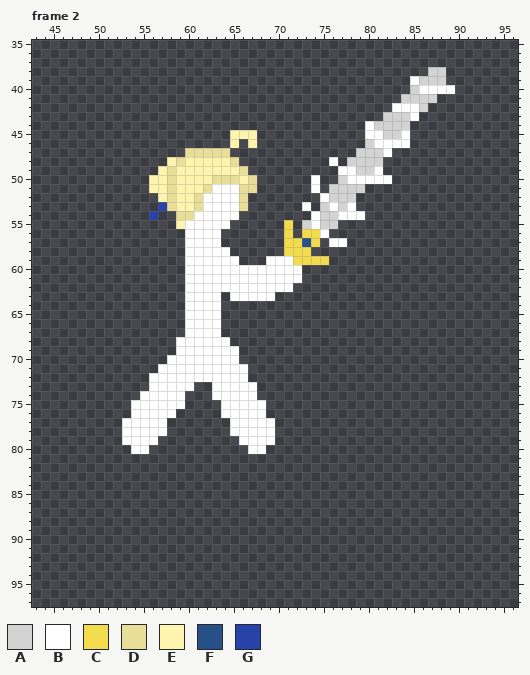
One commit to this pixel-art file: AsepriteStuff/AttacksAndSkills/AirBlade/AirBlade(Down).aseprite. That is the earlier state.
128x128 pixels, 7 frames. Shown: frame 2: x 43..96, y 35..97. The commit also changed other frames, which this record leaves out.
Visible layers, top first: "Effects/Extras", "Arm2", "Weapon", "Hair", "Head", "Body".
Palette (. is transparent): A #d3d3d3  B #ffffff  C #f2dc4d  D #e9de98  E #fff4ae  F #265088  G #2742a8
Pixels before, frame 2 (only the part around the change), first column x 59:
35 ......................................
36 ......................................
37 ......................................
38 ............................AA........
39 ..........................BAAA........
40 ..........................ABBBB.......
41 .........................AAAA.........
42 ........................BBBA..........
43 .......................AAAB...........
44 .....................BAAAA............
45 ......EEE............BBAAB............
46 ......E.E............ABBBB............
47 .DDDDD..............AAAB..............
48 DEEEEED..........B.AAAA...............
49 EEEEEEED..........BBAAB...............
50 EEEEDDDED......B..ABBBBB..............
51 EEEDBBBDD......B.AAAA.................
52 EEDBBBBD........BAAA..................
53 EEDBBBBD......B.ABAB..................
54 DDBBBBB........BAABBB.................
55 EBBBBB......C.ABAA....................
56 .BBBB.......C.CCB.....................
57 .BBBB.......CCFC.BB...................
58 .BBBBB......CCC.......................
59 .BBBBBB...BBBCCCC.....................
60 .BBBBBBBBBBBBB........................
61 .BBBBBBBBBBBBB........................
62 .BBBBBBBBBBBB.........................
63 .BBBB.BBBBB...........................
64 .BBBB.................................
65 .BBBB.................................
66 .BBBB.................................
67 .BBBB.................................
Once edited:
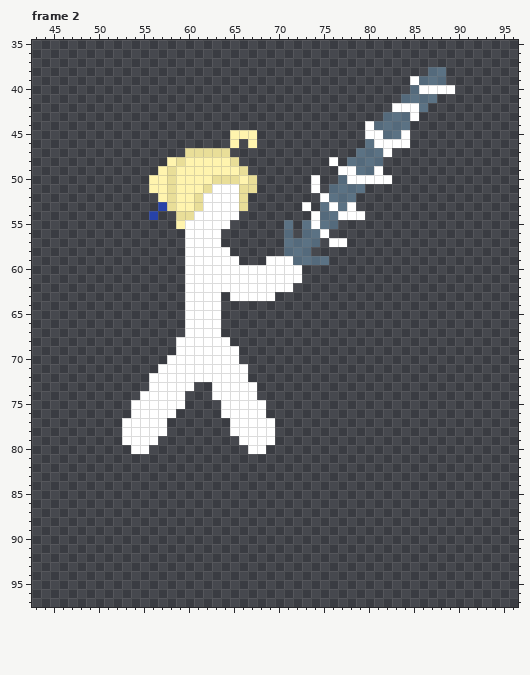
Diff:
layer "Weapon" now hidden
layer "InvisAir" added
Colour A changes from #d3d3d3 to #82bde55b.
Frame 2, layer "InvisAir":
The edit turns colour C into colour A in row 55 at x 71; in row 56 at x 71 and 73 to 74; in row 57 at x 71 to 72 and 74; in row 58 at x 71 to 73; in row 59 at x 72 to 75.
The edit turns colour F into colour A in row 57 at x 73.
